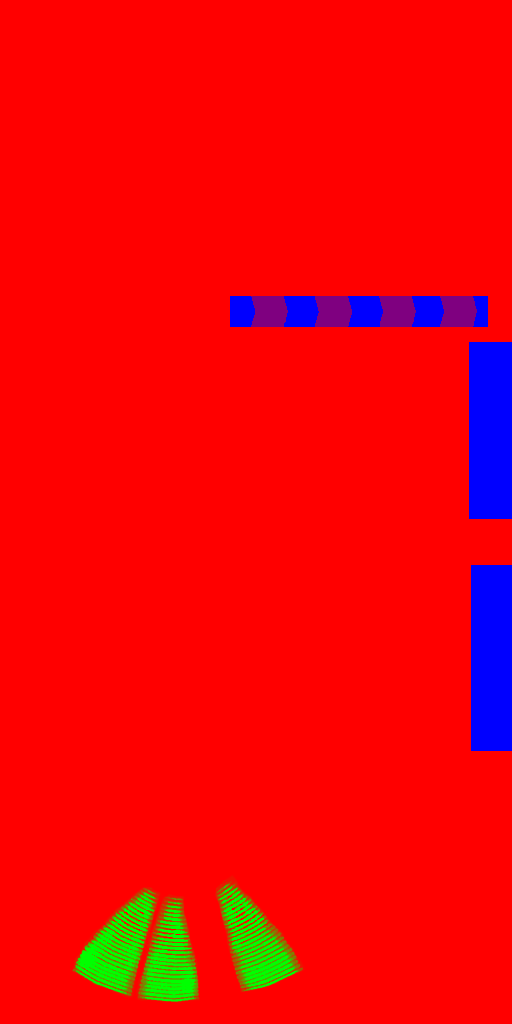
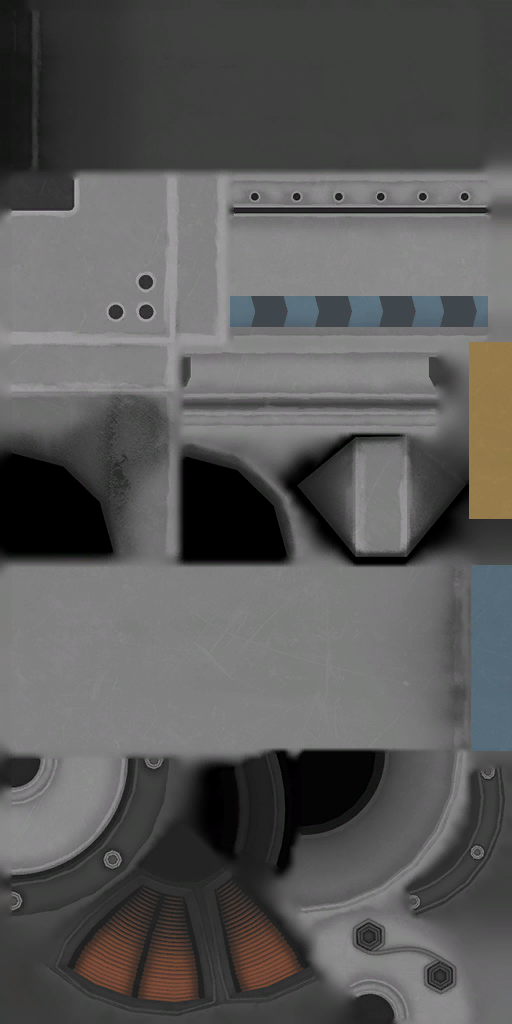
The second 512 × 1024 image is a revision of the first. Changes to its layers:
hid "blue" over (230, 296, 512, 751)
hid "Green" over (71, 874, 306, 1005)
hid "underlaying blue" over (230, 296, 488, 327)
hid "Red" over (0, 0, 512, 1024)
